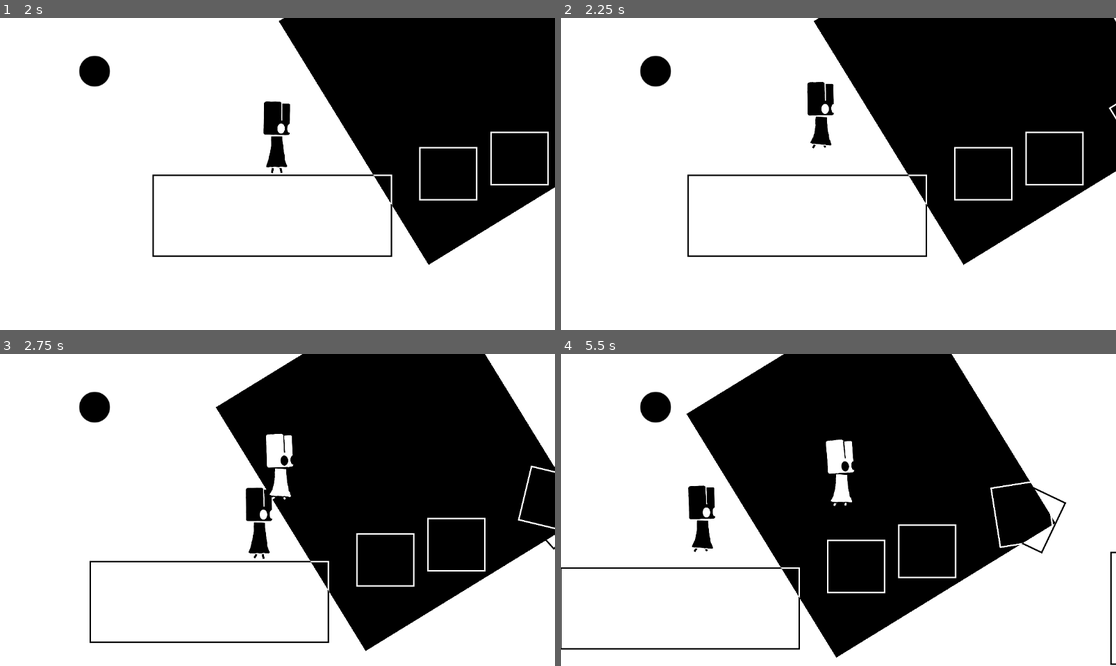
Above: before the commit, frames 1-4 (two rows, left to right).
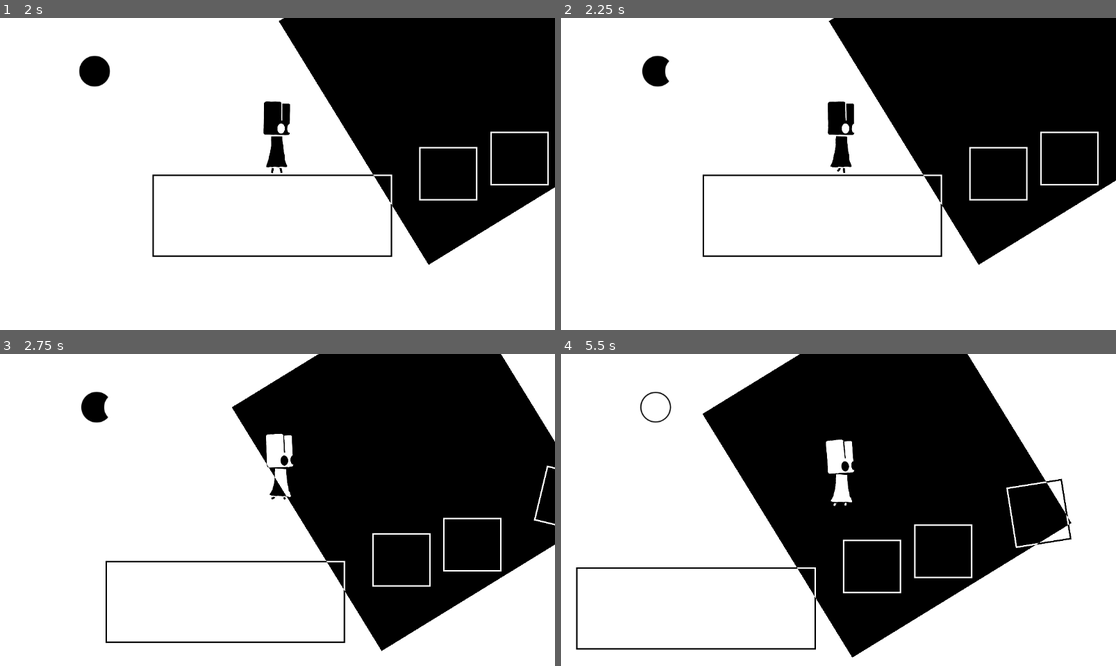
Above: after the commit, the same moments.

Repository: a-fun-gi/contrast
Game: Godot game, scene res://scenes/game_manager.tscn
Same seed, same stepped clock (60 frames per second), same inputs: the game is played once before the commit and once after it. Before the commit the project starts from res://scenes/ui/main_menu.tscn.
Inputs (mouse positions are in pixels of both pictures, inside the frame that each line leads up to):
- Up to frame 1 (2 s): click "Play" at 0.5 s; click (416, 217) at 1.25 s, where only the run before the commit has a clickable "Play"
- Up to frame 2 (2.25 s): tap Enter (ui_accept) at 2, 2.1 s; move the mouse to (960, 158) at 2.02 s; hold D (player_right) from 2.03 s (still down); click (960, 158) at 2.17 s
- Up to frame 3 (2.75 s): keep holding D (player_right); tap W (player_jump) at 2.27 s
- Up to frame 4 (5.5 s): move the mouse to (727, 525) at 2.77 s; tap Enter (ui_accept) at 2.85, 3.8, 4.55, 5.1 s; tap W (player_jump) at 3.02, 4.52, 5.27 s; move the mouse to (894, 441) at 3.52 s; release D (player_right) at 3.53 s; hold A (player_left) 3.53-4.28 s; tap Alt at 3.6 s; move the mouse to (810, 572) at 4.27 s; hold D (player_right) from 4.28 s (still down); tap Shift at 4.35 s; click (810, 572) at 4.42 s; move the mouse to (1005, 556) at 5.02 s

Frame 1 is identical in both runs. In frame 2, 5.4% of the frame differs, in the area x 14-100%, y 0-80%; in frame 3, 6.8%; in frame 4, 8.2%, in the area x 0-100%, y 0-100%.

Commit message:
fix loading bug

Diff:
--- a/godot/project.godot
+++ b/godot/project.godot
@@ -15,9 +15,13 @@
 [application]
 
 config/name="contrast"
-run/main_scene="uid://dfs6b64cfoybe"
+run/main_scene="uid://cmvr5ma6kgera"
 config/features=PackedStringArray("4.7", "Forward Plus")
 config/icon="res://icon.svg"
+
+[autoload]
+
+GameManager="*uid://b48cktgjwlif0"
 
 [editor]
 
--- a/godot/scenes/game_manager.gd
+++ b/godot/scenes/game_manager.gd
@@ -1,18 +1,20 @@
 extends Node
-@onready var eclipse: AnimatedSprite2D = $"../Parallax2D/eclipse"
 
-var health = 6
+var menu_i = null
 
-# Called when the node enters the scene tree for the first time.
 func _ready() -> void:
-	eclipse.frame = 6
+	var menu = load("uid://dfs6b64cfoybe")
+	if menu:
+		menu_i = menu.instantiate()
+		add_child(menu_i)
 
-# Called every frame. 'delta' is the elapsed time since the previous frame.
 func _process(delta: float) -> void:
 	pass
 
-func change_health(addend):
-	health += addend
-	eclipse.frame = health
-	print(health)
-	return health
+func start_game():
+	menu_i.queue_free()
+	menu_i = null
+	var main = load("uid://dcfub1tbypo17")
+	if main:
+		var instance = main.instantiate()
+		add_child(instance)
--- a/godot/scenes/game_manager.tscn
+++ b/godot/scenes/game_manager.tscn
@@ -1,10 +1,3 @@
 [gd_scene format=3 uid="uid://cmvr5ma6kgera"]
 
-[ext_resource type="Script" uid="uid://b48cktgjwlif0" path="res://scenes/game_manager.gd" id="1_glms7"]
-[ext_resource type="PackedScene" uid="uid://dfs6b64cfoybe" path="res://scenes/ui/main_menu.tscn" id="2_udu3i"]
-[ext_resource type="PackedScene" uid="uid://dcfub1tbypo17" path="res://scenes/main.tscn" id="3_udu3i"]
-
-[node name="GameManager" type="Node" unique_id=2068318680]
-script = ExtResource("1_glms7")
-main_menu = ExtResource("2_udu3i")
-main = ExtResource("3_udu3i")
+[node name="GameManager" type="Node" unique_id=1840785326]
--- a/godot/scenes/main.tscn
+++ b/godot/scenes/main.tscn
@@ -1,10 +1,10 @@
 [gd_scene format=3 uid="uid://dcfub1tbypo17"]
 
+[ext_resource type="Script" uid="uid://xja4q0shbta6" path="res://scenes/maingameloopmanager.gd" id="1_choun"]
 [ext_resource type="PackedScene" uid="uid://b421st8117udf" path="res://scenes/player_2.tscn" id="1_o5qli"]
 [ext_resource type="Texture2D" uid="uid://dqhf6qw15neb" path="res://assets/terrain_w.png" id="1_tipki"]
 [ext_resource type="PackedScene" uid="uid://g2uu3ncq40g4" path="res://scenes/terrain/large_rect.tscn" id="2_0wfyh"]
 [ext_resource type="PackedScene" uid="uid://eyjarbi1ge4b" path="res://scenes/terrain/MOVABLE SQUARE.tscn" id="2_jyhfs"]
-[ext_resource type="PackedScene" uid="uid://cmvr5ma6kgera" path="res://scenes/game_manager.tscn" id="2_ya4ey"]
 [ext_resource type="PackedScene" uid="uid://c0i36cpvpqq4u" path="res://scenes/eclipse.tscn" id="3_choun"]
 [ext_resource type="PackedScene" uid="uid://bx0hv2w8ftjve" path="res://scenes/terrain/squre.tscn" id="4_tbgi4"]
 [ext_resource type="PackedScene" uid="uid://bte6c8qabhdk3" path="res://scenes/terrain/skinny_rect.tscn" id="5_tbgi4"]
@@ -54,8 +54,9 @@
 
 [node name="main" type="Node2D" unique_id=1593916627]
 
-[node name="GameManager" parent="." unique_id=2068318680 instance=ExtResource("2_ya4ey")]
+[node name="LoopManager" type="Node" parent="." unique_id=312628614]
 unique_name_in_owner = true
+script = ExtResource("1_choun")
 
 [node name="Sprite2D" type="Sprite2D" parent="." unique_id=1738743405]
 position = Vector2(2.999878, 3.0000076)
--- /dev/null
+++ b/godot/scenes/maingameloopmanager.gd
@@ -0,0 +1,10 @@
+extends Node
+@onready var eclipse: AnimatedSprite2D = $"../Parallax2D/eclipse"
+var health = 6
+func _ready():
+	eclipse.frame = 6
+func change_health(addend):
+	health += addend
+	eclipse.frame = health
+	print(health)
+	return health
--- a/godot/scenes/player_2.gd
+++ b/godot/scenes/player_2.gd
@@ -2,7 +2,7 @@
 
 @onready var visuals: Node2D = $visuals
 @onready var animation_player: AnimationPlayer = $AnimationPlayer
-@onready var game_manager: Node = %GameManager
+@onready var loop_manager: Node = %LoopManager
 
 const SPEED = 300.0
 const JUMP_VELOCITY = -700.0
@@ -20,7 +20,7 @@
 		velocity.y = JUMP_VELOCITY
 
 	if Input.is_action_just_pressed("ui_accept"):
-		game_manager.change_health(-1)
+		loop_manager.change_health(-1)
 
 	# Get the input direction and handle the movement/deceleration.
 	# As good practice, you should replace UI actions with custom gameplay actions.
--- a/godot/scenes/ui/main_menu.gd
+++ b/godot/scenes/ui/main_menu.gd
@@ -1,10 +1,4 @@
 extends Control
 
-@onready var game_manager: Node = %GameManager
-const MAIN = preload("uid://dcfub1tbypo17")
-const MAIN_MENU = preload("uid://dfs6b64cfoybe")
-
-func _on_button_pressed() -> void:
-	var instance = MAIN.instantiate()
-	add_child(instance)
-	#self.queue_free()
+func _on_play_button_pressed() -> void:
+	GameManager.start_game()
--- a/godot/scenes/ui/main_menu.tscn
+++ b/godot/scenes/ui/main_menu.tscn
@@ -3,7 +3,6 @@
 [ext_resource type="FontFile" uid="uid://dimexahc4xkr8" path="res://assets/fonts/CoveredByYourGrace-Regular.ttf" id="1_sl1te"]
 [ext_resource type="FontFile" uid="uid://cmor3umhaqm8g" path="res://assets/fonts/AdwaitaSans-Italic.ttf" id="2_fe2o3"]
 [ext_resource type="Script" uid="uid://b01uk2eh2m5di" path="res://scenes/ui/main_menu.gd" id="2_m1kxf"]
-[ext_resource type="PackedScene" uid="uid://dcfub1tbypo17" path="res://scenes/main.tscn" id="3_x2yvf"]
 
 [sub_resource type="StyleBoxFlat" id="StyleBoxFlat_fe2o3"]
 content_margin_left = 4.0
@@ -61,7 +60,6 @@
 grow_vertical = 2
 theme = SubResource("Theme_wt50x")
 script = ExtResource("2_m1kxf")
-main = ExtResource("3_x2yvf")
 
 [node name="TextureRect" type="TextureRect" parent="." unique_id=750149936]
 layout_mode = 1
@@ -111,4 +109,4 @@
 label_settings = SubResource("LabelSettings_21exc")
 horizontal_alignment = 1
 
-[connection signal="pressed" from="CenterContainer/VBoxContainer/Button" to="." method="_on_button_pressed"]
+[connection signal="pressed" from="CenterContainer/VBoxContainer/Button" to="." method="_on_play_button_pressed"]
Not shown, added: godot/scenes/maingameloopmanager.gd.uid
